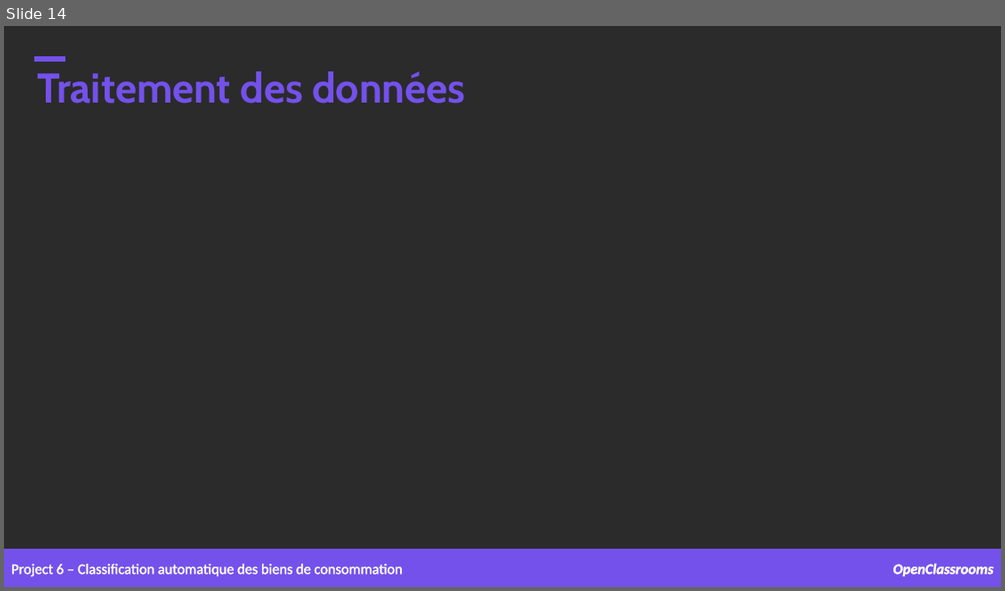
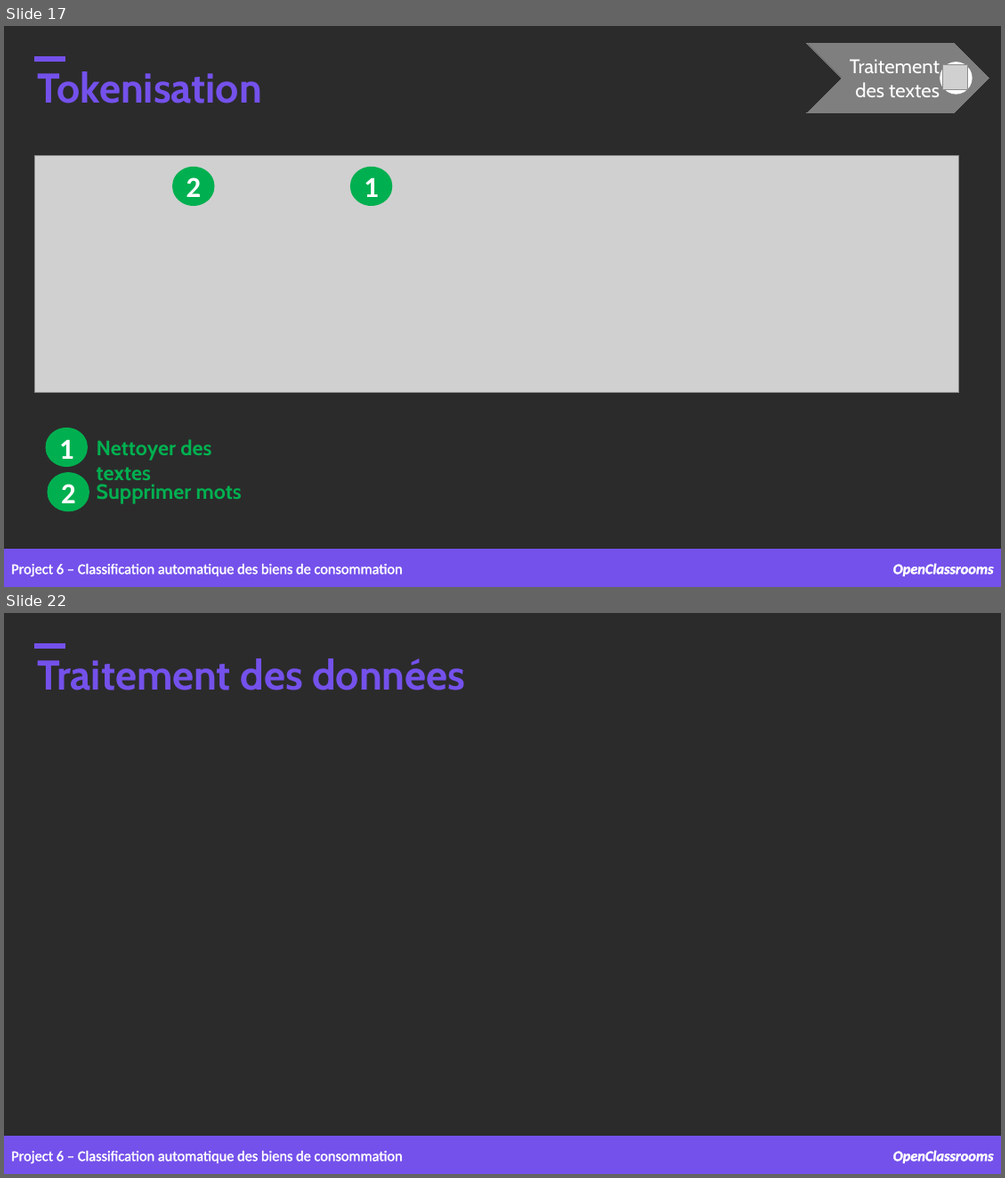
Before and after one commit to samirhinojosa/OC-P6-automatically-classify-consumer-goods, a slide deck: supports/P6_presentation_final.pptx. Shown one above the other, each under a label of ours: slide 14 before the commit, slides 17 and 22 after it; the slides between them are not shown. The pictures are 1005x591 and 1005x1178 pixels, drawn with LibreOffice and Linux fonts; fonts in the diff are those of the drawing; grey boxes stand for pictures; background and template pictures are left out; a plain dark background stands for a picture behind light text. Boxes give left, top, right and bottom in pixels: in the first picture for what was removed or moved away, otherwise in the second. Text is boxed around its words. In the diff, an @@ line names an element or a change of style, - is before the commit and + after.

```diff
--- a/supports/P6_presentation_final.pptx
+++ b/supports/P6_presentation_final.pptx
@@ slide 17 added at [4,26,1001,587], background picture (left out) @@
@@ rectangle added at [34,56,65,61], fill #7451EB, outline #7451EB 1 pt @@
@@ text added at [37,71,262,103], 40 pt, text #7451EB, bold @@
+Tokenisation
@@ group added at [807,43,989,113]: 1 chevron, 1 text, 1 ellipse, 1 picture @@
+Traitement des textes
@@ picture added at [34,155,959,393] @@
@@ ellipse added at [173,168,214,206], fill #00B050, outline #00B050 1 pt, 28 pt, text #FFFFFF, bold @@
+2
@@ ellipse added at [351,168,392,206], fill #00B050, outline #00B050 1 pt, 28 pt, text #FFFFFF, bold @@
+1
@@ ellipse added at [46,428,87,467], fill #00B050, outline #00B050 1 pt, 28 pt, text #FFFFFF, bold @@
+1
@@ text added at [97,439,211,485], 20 pt, text #00B050, bold @@
+Nettoyer des textes
@@ ellipse added at [48,473,89,510], fill #00B050, outline #00B050 1 pt, 28 pt, text #FFFFFF, bold @@
+2
@@ text added at [97,483,242,504], 20 pt, text #00B050, bold @@
+Supprimer mots
@@ rectangle added at [4,549,1001,587], fill #7451EB, outline #7451EB 1 pt @@
@@ text added at [11,564,402,577], 14 pt, text #FFFFFF @@
+Project 6 – Classification automatique des biens de consommation
@@ text added at [893,563,994,576], 14 pt, text #FFFFFF, bold, italic @@
+OpenClassrooms
@@ what was slide 14 is now slide 22 @@
```
Also in this commit, not shown: 2 slides changed, 10 other slides added, 2 other files.
